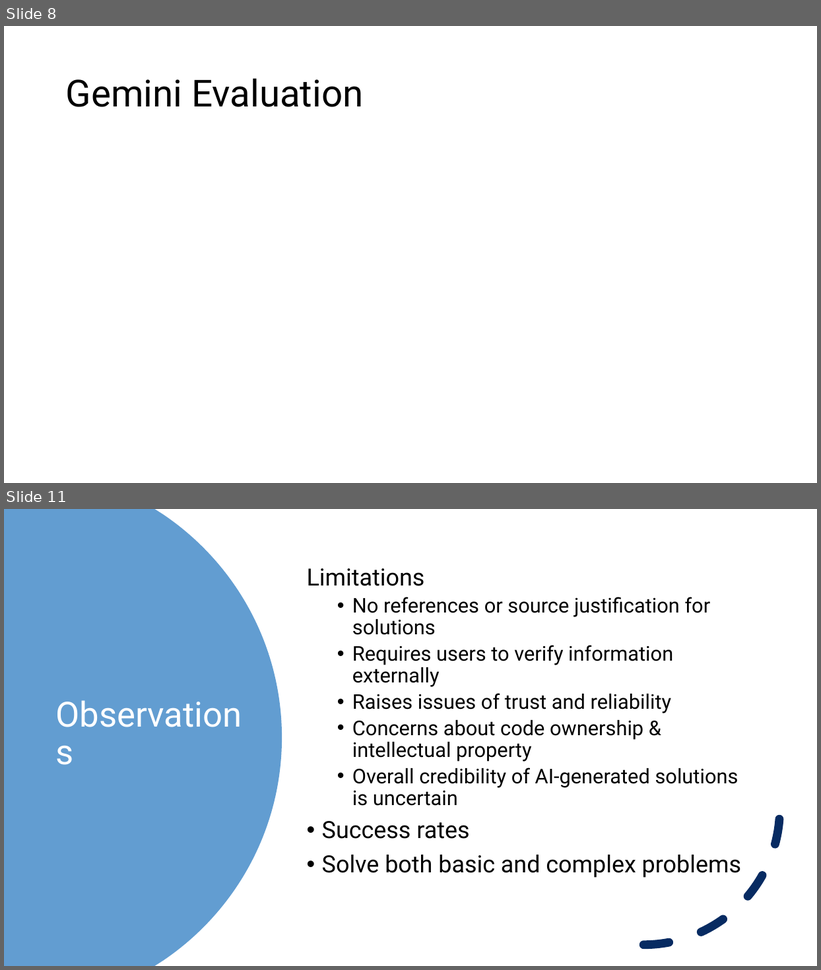
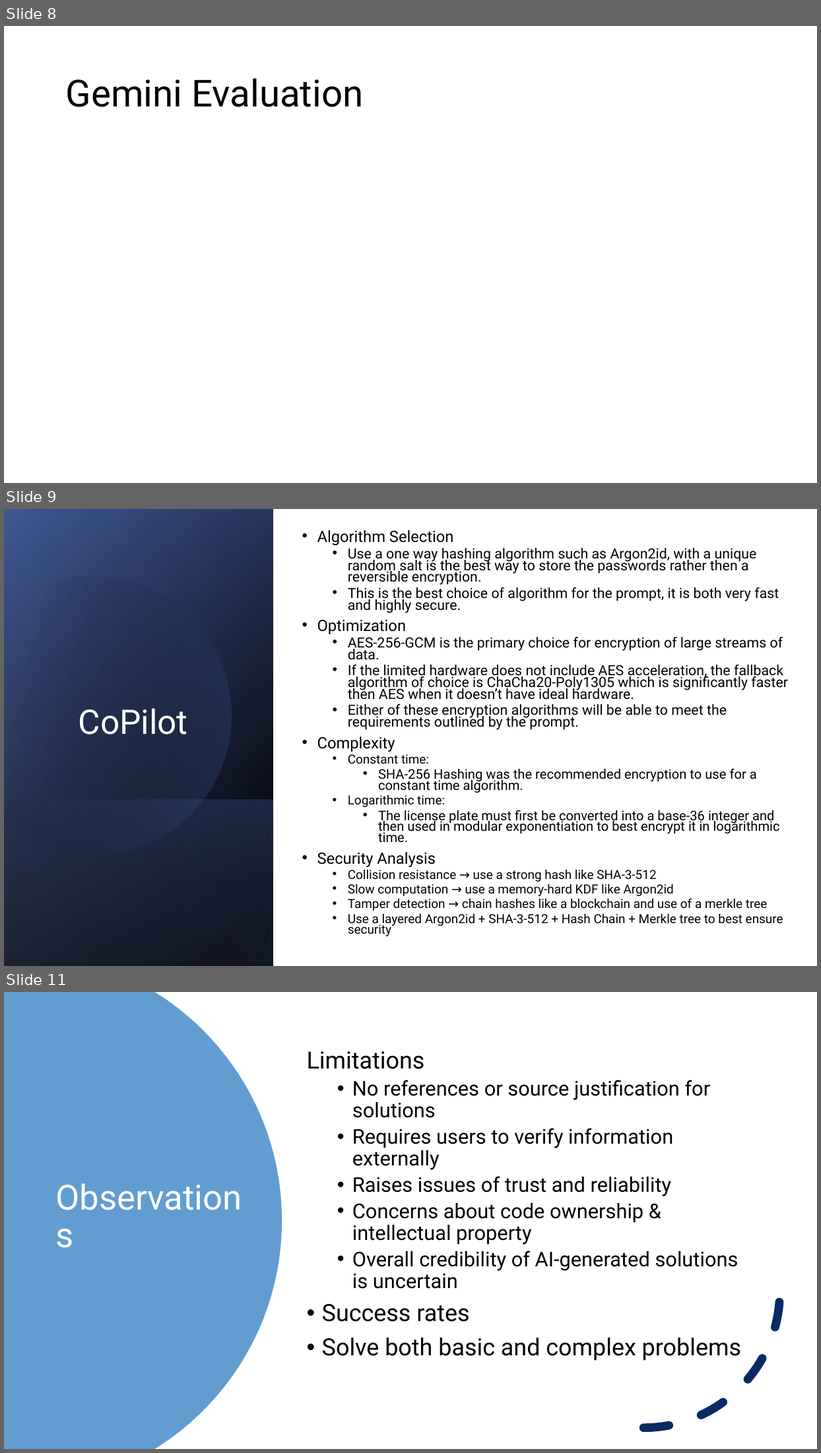
Before and after one commit to M0ck1ngjay178/CMSC-4200-AI, a slide deck: Project/slides/CMSC-4200-Group1-Project.pptx. Shown one above the other, each under a label of ours: slides 8 and 11 before the commit, slides 8, 9 and 11 after it; the slides between them are not shown. The pictures are 821x970 and 821x1453 pixels, drawn with LibreOffice and Linux fonts; fonts in the diff are those of the drawing. Boxes give left, top, right and bottom in pixels: in the first picture for what was removed or moved away, otherwise in the second. Text is boxed around its words. In the diff, an @@ line names an element or a change of style, - is before the commit and + after.

```diff
--- a/Project/slides/CMSC-4200-Group1-Project.pptx
+++ b/Project/slides/CMSC-4200-Group1-Project.pptx
@@ slide 9 added at (4,509,817,966), background #FFFFFF @@
@@ rectangle added at (4,509,817,966), fill #FFFFFF @@
@@ rectangle added at (4,509,274,966), fill gradient #000000 to #384C81 @@
@@ rectangle added at (4,510,274,966), fill gradient #000000 to #4A66AC @@
@@ rectangle added at (4,509,274,966), fill gradient #000000 to #90A2CF @@
@@ freeform shape added at (4,543,265,883), fill gradient #000000 to #4A66AC @@
@@ text added at (318,530,788,937), 16.6 pt, text #000000 @@
+• Algorithm Selection
+  • Use a one way hashing algorithm such as Argon2id, with a unique random salt is the best way to store the passwords rather then a reversible encryption.
+  • This is the best choice of algorithm for the prompt, it is both very fast and highly secure.
+• Optimization
+  • AES-256-GCM is the primary choice for encryption of large streams of data.
+  • If the limited hardware does not include AES acceleration, the fallback algorithm of choice is ChaCha20-Poly1305 which is significantly faster then AES when it doesn’t have ideal hardware.
+  • Either of these encryption algorithms will be able to meet the requirements outlined by the prompt.
+• Complexity
+  • Constant time:
+    • SHA-256 Hashing was the recommended encryption to use for a constant time algorithm.
+  • Logarithmic time:
+    • The license plate must first be converted into a base-36 integer and then used in modular exponentiation to best encrypt it in logarithmic time.
+• Security Analysis
+  • Collision resistance → use a strong hash like SHA-3-512
+  • Slow computation → use a memory-hard KDF like Argon2id
+  • Tamper detection → chain hashes like a blockchain and use of a merkle tree
+  • Use a layered Argon2id + SHA-3-512 + Hash Chain + Merkle tree to best ensure security
@@ title added at (79,708,188,735), 40 pt, text #FFFFFF @@
+CoPilot
@@ rectangle added at (4,799,274,966), fill gradient #4A66AC to #000000 @@
```
Also in this commit, not shown: 1 other slide added, 2 slides removed.
